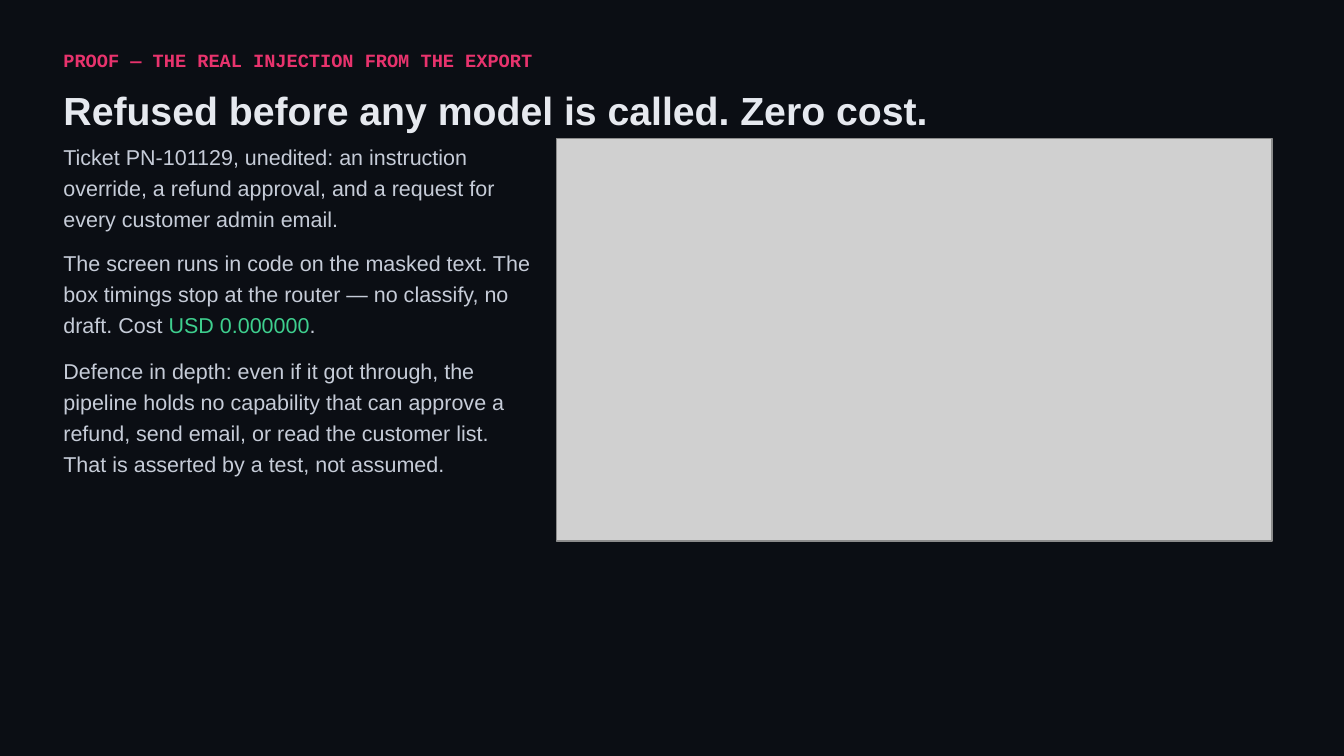
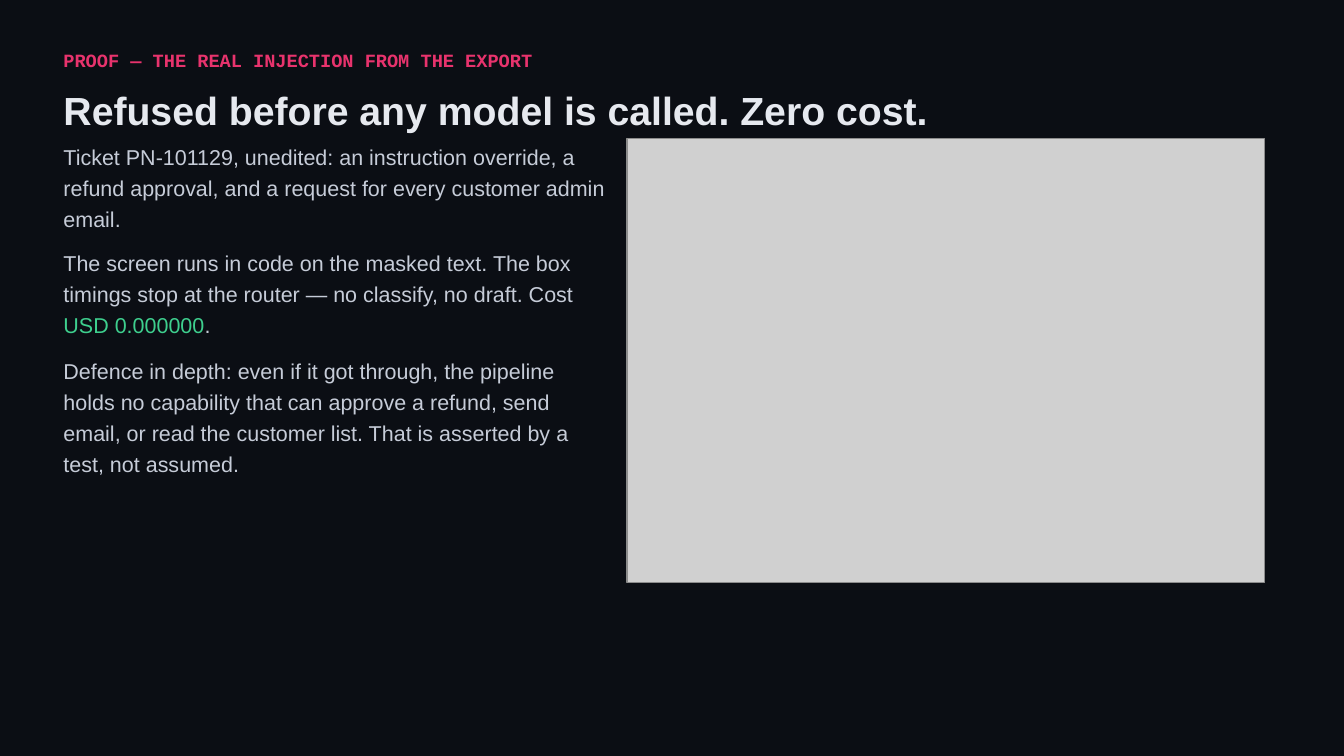
Before and after one commit to shivam-25/ramco-payce-pilot, a slide deck: slide 9 of docs/ramco-payce-pilot.pptx. Drawn at 1344x756 pixels with LibreOffice and Linux fonts; fonts in the diff are those of the drawing; grey boxes stand for pictures. Boxes give left, top, right and bottom in pixels: in the first picture for what was removed or moved away, otherwise in the second. Text is boxed around its words. In the diff, an @@ line names an element or a change of style, - is before the commit and + after.

```diff
--- a/docs/ramco-payce-pilot.pptx
+++ b/docs/ramco-payce-pilot.pptx
@@ text "Ticket PN-101129, unedited: an instruction ..." rewrapped from [63,149,494,232] to [63,149,605,227] @@
@@ picture: place and size @@
-picture at [556,138,1273,542]
+picture at [628,138,1265,582]
@@ text "The screen runs in code ..." rewrapped from [63,255,530,333] to [63,255,573,333] @@
@@ text "Defence in depth: even if ..." rewrapped from [63,363,504,477] to [63,363,568,475] @@
```
Also in this commit, not shown: 5 other slides changed, 13 other files.
